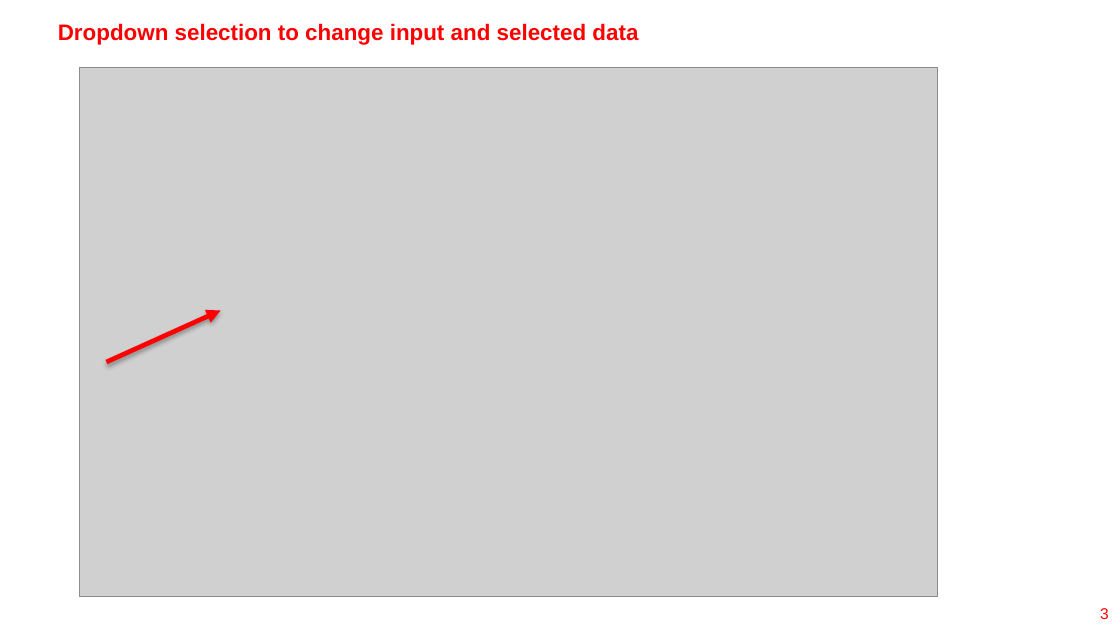
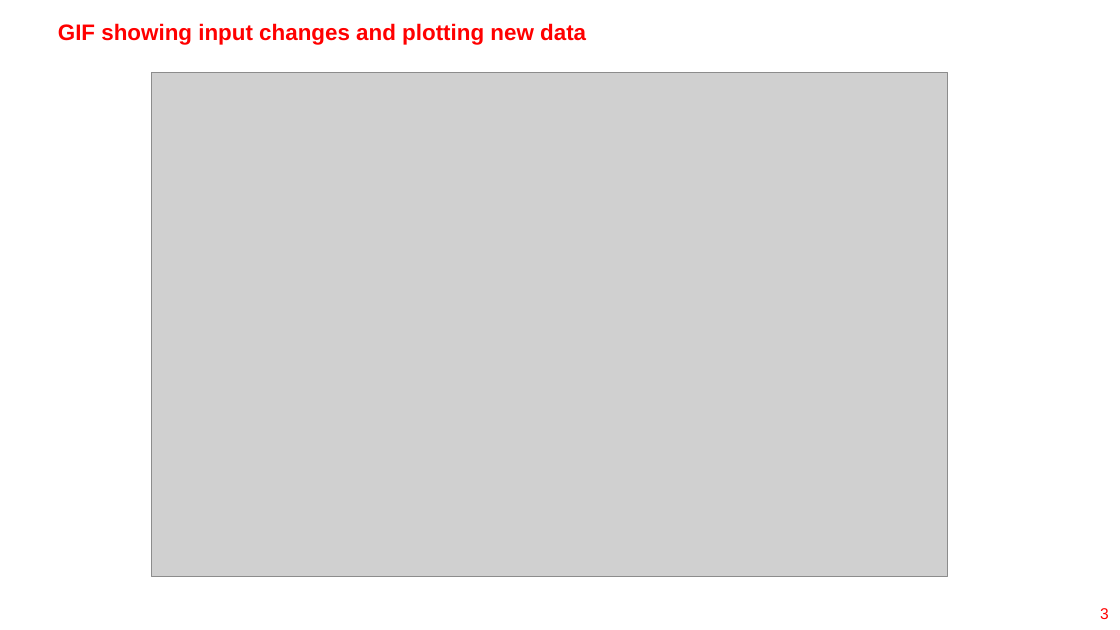
Before and after one commit to domaica/copia-MIA-course, a slide deck: slide 3 of Homework/16-D3/D3-Challenge-DOMAICA/README.pptx. Drawn at 1120x630 pixels with LibreOffice and Linux fonts; fonts in the diff are those of the drawing; grey boxes stand for pictures. Boxes give left, top, right and bottom in pixels: in the first picture for what was removed or moved away, otherwise in the second. Text is boxed around its words. In the diff, an @@ line names an element or a change of style, - is before the commit and + after.

```diff
--- a/Homework/16-D3/D3-Challenge-DOMAICA/README.pptx
+++ b/Homework/16-D3/D3-Challenge-DOMAICA/README.pptx
@@ title at (58,23,586,45): text changed @@
-Dropdown selection to change input and selected data
+GIF showing input changes and plotting new data
@@ picture: place and size @@
-picture at (80,67,937,596)
+picture at (151,73,948,577)
@@ arrow removed from (106, 362) to (221, 310) @@
```
Also in this commit, not shown: 3 other slides changed, 30 other files.
